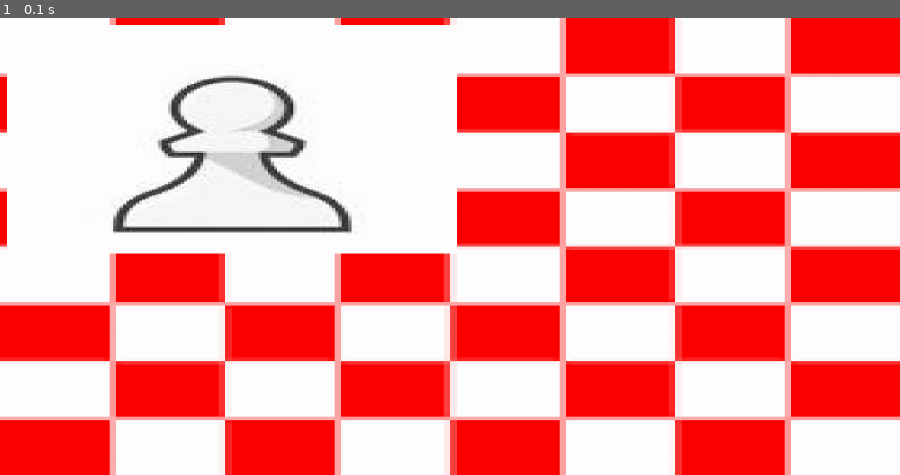
Above: before the commit, frame 1.
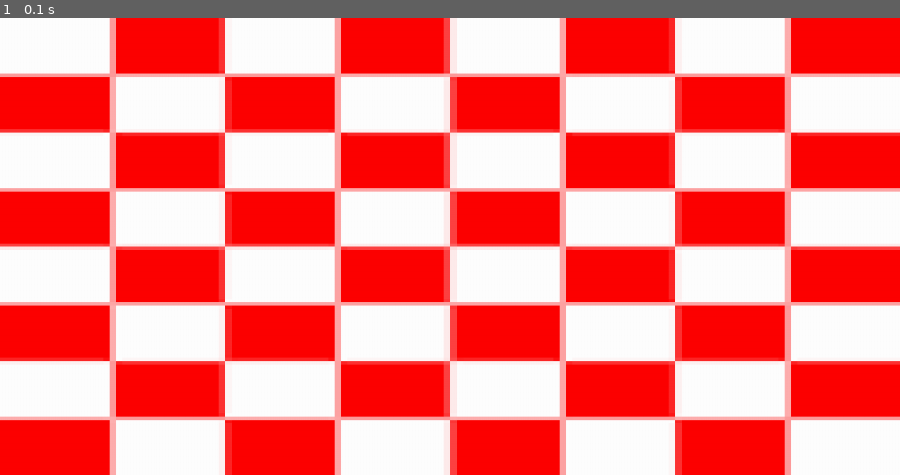
Above: after the commit, the same moment.

Repository: FizzyKing6002/App-Game-Designer-using-Pygame
Game: pygame game, started from projectEditor.py
The game is run twice, just before and just after one commit, with the same random seed, the same clock (stepped at 60 frames per second) and the same inputs.
Inputs:
- Up to frame 1 (0.1 s): no input

The runs differ from the first frame. In frame 1, 15% of the frame differs, in the area x 0-51%, y 1-52%.

Commit message:
Bug Fix when Handling Animations
Correct values are now obtained from the animate function.
Bugged, object does not show on screen.

Diff:
--- a/ImportCode/animation.py
+++ b/ImportCode/animation.py
@@ -20,12 +20,12 @@
         anim[-1] = anim[-1].replace("=", "")
 
     if isinstance(anim[1], list):
-        for i, val in enumerate(anim[1]):
+        for i in range(len(anim[1])):
             if isinstance(anim[-1], list):
-                exec(f"val = ({anim[-1][i]}) * anim[2][i]",
+                exec(f"anim[1][i] = ({anim[-1][i]}) * anim[2][i]",
                      locals(), globals())
             else:
-                exec(f"val = ({anim[-1]}) * anim[2][i]",
+                exec(f"anim[1][i] = ({anim[-1]}) * anim[2][i]",
                      locals(), globals())
     else:
         exec(f"anim[1] = ({anim[-1]}) * anim[2]",
